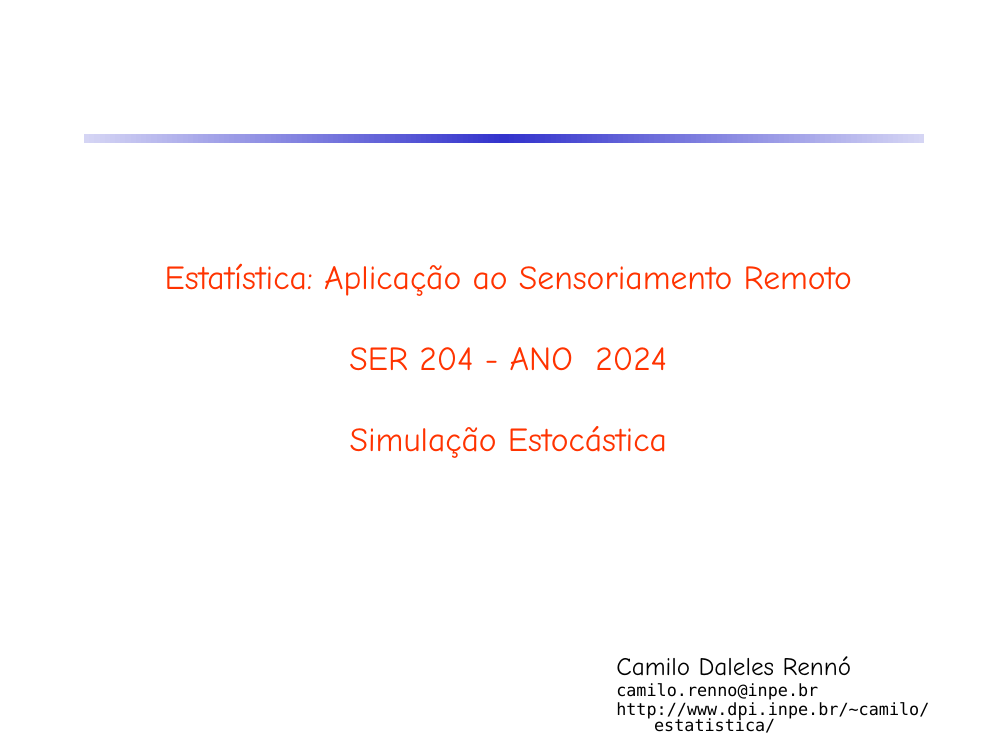
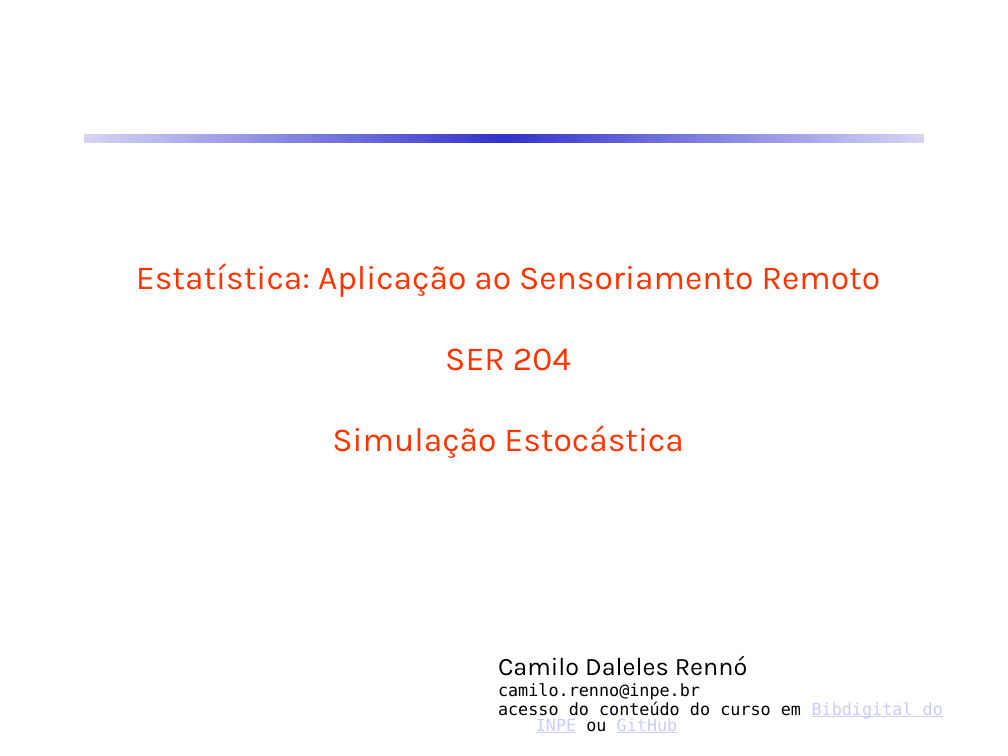
Before and after one commit to CDRenno/Estatistica, a slide deck: slide 1 of ppt/04SimulEstoc.pptx. Drawn at 1008x756 pixels with LibreOffice and Linux fonts; fonts in the diff are those of the drawing. Boxes give left, top, right and bottom in pixels: in the first picture for what was removed or moved away, otherwise in the second. Text is boxed around its words. In the diff, an @@ line names an element or a change of style, - is before the commit and + after.

```diff
--- a/ppt/04SimulEstoc.pptx
+++ b/ppt/04SimulEstoc.pptx
@@ title at bbox=[136, 263, 881, 458]: text changed; font Comic Neue to Karla @@
-Estatística: Aplicação ao Sensoriamento Remoto
-SER 204 - ANO 2024
-Simulação Estocástica
+Estatística: Aplicação ao Sensoriamento Remoto
+SER 204
+Simulação Estocástica
@@ text "Camilo Daleles Rennó": place and size @@
-text "Camilo Daleles Rennó" at bbox=[616, 656, 929, 733]
+text "Camilo Daleles Rennó" at bbox=[498, 656, 943, 733]
@@ text at bbox=[498, 656, 748, 676]: font Comic Neue to Karla in "Camilo Daleles Rennó" @@
@@ text at bbox=[498, 702, 943, 733]: text changed @@
-http://www.dpi.inpe.br/~camilo/estatistica/
+acesso do conteúdo do curso em Bibdigital do INPE ou GitHub
```
Also in this commit, not shown: 30 other slides changed, 5 other files.
